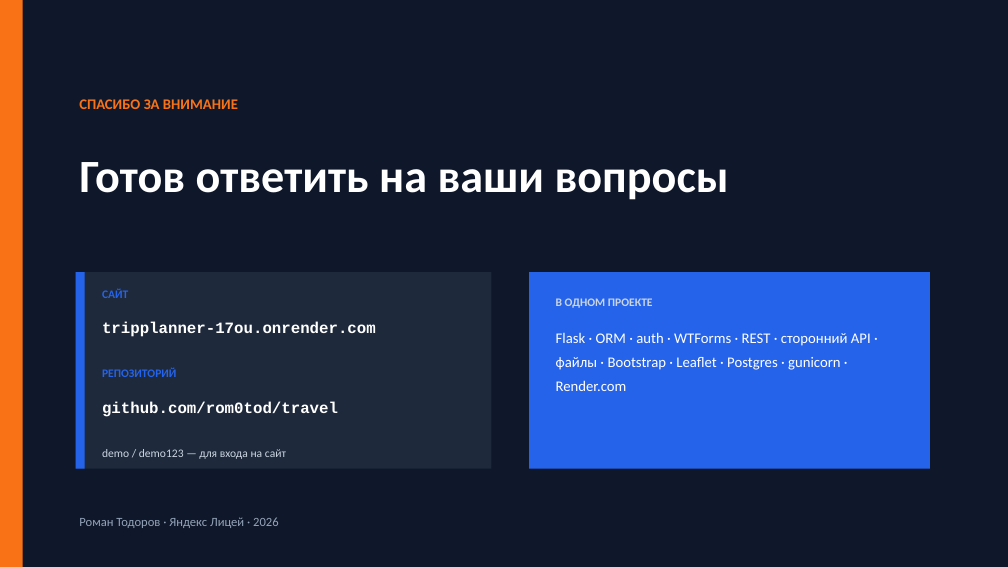
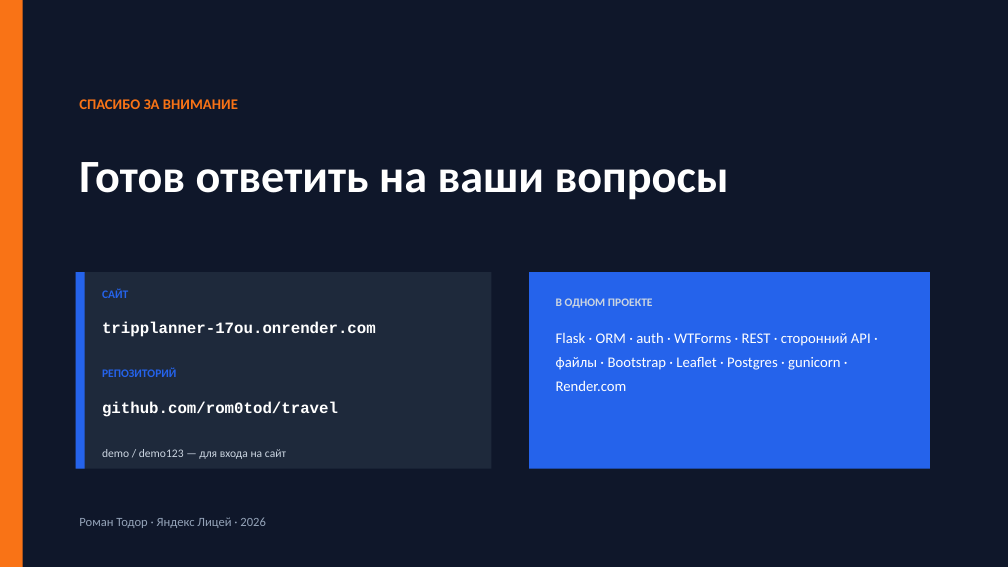
Before and after one commit to rom0tod/travel, a slide deck: slide 12 of docs/TripPlanner_presentation.pptx. Drawn at 1008x567 pixels with LibreOffice and Linux fonts; fonts in the diff are those of the drawing. Boxes give left, top, right and bottom in pixels: in the first picture for what was removed or moved away, otherwise in the second. Text is boxed around its words. In the diff, an @@ line names an element or a change of style, - is before the commit and + after.

Commit message:
Fix author surname: Тодоров → Тодор
Update across generators (build_presentation.py, build_docs.py) and
all rendered deliverables — pptx + docx + markdown sources.

```diff
--- a/docs/TripPlanner_presentation.pptx
+++ b/docs/TripPlanner_presentation.pptx
@@ text at box(79, 517, 266, 528): text changed @@
-Роман Тодоров · Яндекс Лицей · 2026
+Роман Тодор · Яндекс Лицей · 2026
```
Also in this commit, not shown: 1 other slide changed, 7 other files.
